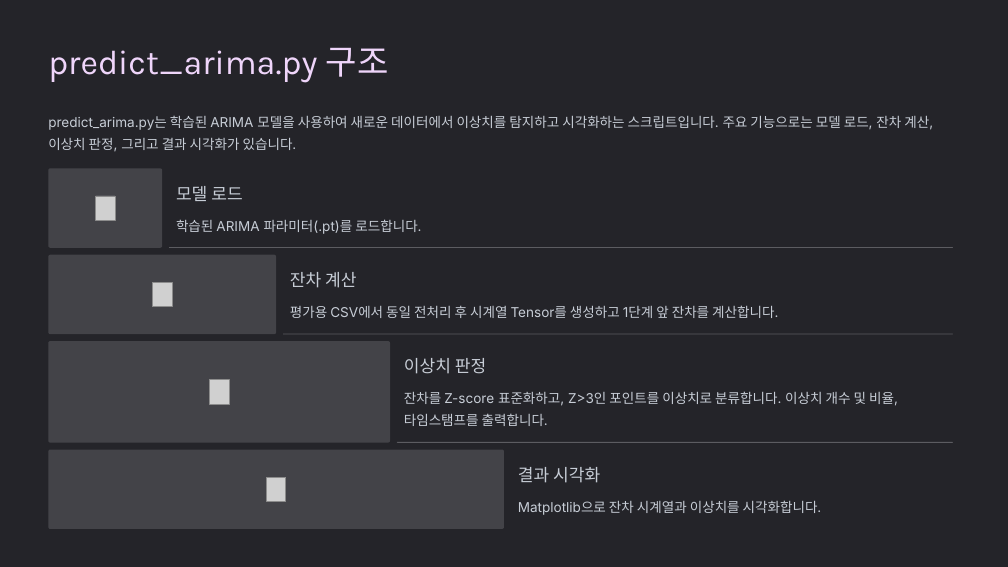
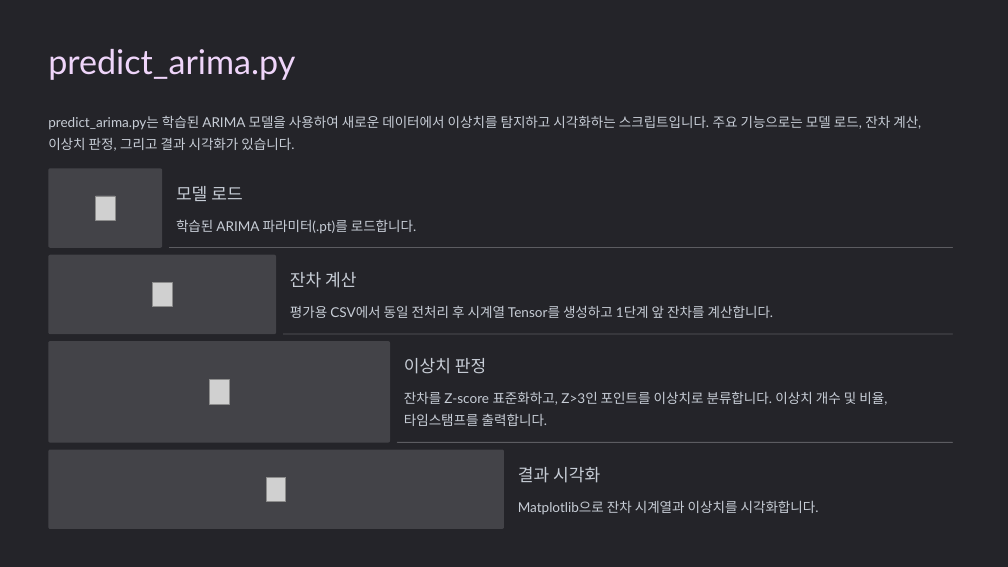
Before and after one commit to dhkeum9886/kmu-deeplearning, a slide deck: slide 8 of 과제/딥러닝특론_8주차과제_K2025029_금동환.pptx. Drawn at 1008x567 pixels with LibreOffice and Linux fonts; fonts in the diff are those of the drawing; grey boxes stand for pictures; background and template pictures are left out. Boxes give left, top, right and bottom in pixels: in the first picture for what was removed or moved away, otherwise in the second. Text is boxed around its words. In the diff, an @@ line names an element or a change of style, - is before the commit and + after.

```diff
--- a/과제/딥러닝특론_8주차과제_K2025029_금동환.pptx
+++ b/과제/딥러닝특론_8주차과제_K2025029_금동환.pptx
@@ text at <box>48,49,295,80</box>: text changed; font Karla to Lato @@
-predict_arima.py 구조
+predict_arima.py
@@ font Inter to Lato in 5 elements at <box>48,116,921,151</box>, <box>176,219,417,234</box>, <box>290,305,774,318</box>, <box>404,391,887,426</box>, <box>518,501,819,514</box> @@
```
Also in this commit, not shown: 9 other slides changed, 1 slide added.
